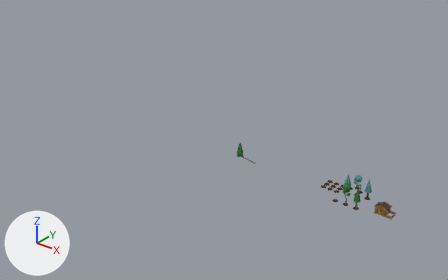
Renders of the Blender file Objects.blend from each side of a commit.
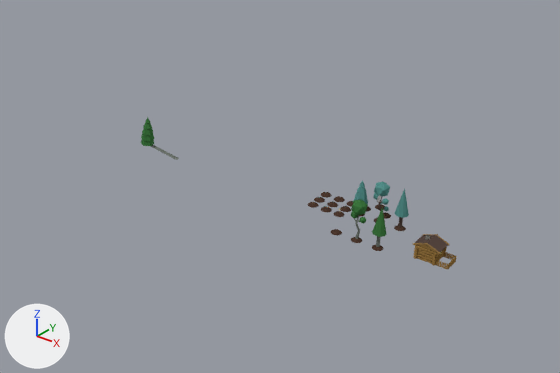
Each version is shown whole from a 50 mm lens placed at (41.0, -127.6, 84.1), pointed at (-69.1, 10.1, -1.3), then close up on the part from 37% to 100% of the width and 30% to 97% of the height. The axes (+X, +Y, +Z) are drawn at lower left. The lights are the same throughout.

Before the edit, the objects in view are built like this:
```python
ob_cube_001 = bpy.data.objects.new('Cube.001', me_cube_002)
ob_cube_001.location = (-10.5, 0.0, 0.0)
ob_cube_002 = bpy.data.objects.new('Cube.002', me_cube_004)
ob_cube_002.location = (-10.5, 0.0, 0.0)
ob_cube_003 = bpy.data.objects.new('Cube.003', me_cube_005)
ob_cube_003.location = (-10.5, 0.0, 0.0)
ob_cube_019 = bpy.data.objects.new('Cube.019', me_cube_023)
ob_cube_019.location = (-8.9, 1.2, 0.4)
ob_cube_019.scale = (0.0838, 0.0229, 0.423)
ob_cylinder_003 = bpy.data.objects.new('Cylinder.003', me_cylinder_006)
ob_cylinder_003.parent = ob_lattice
ob_cylinder_003.location = (0.0, 0.0, 0.0)
ob_lattice = bpy.data.objects.new('Lattice', lat_lattice)
ob_lattice.location = (0.0, 0.0, 0.0)
ob_sphere_005 = bpy.data.objects.new('Sphere.005', me_sphere_005)
ob_sphere_005.location = (0.0, 0.0, 0.0)
```
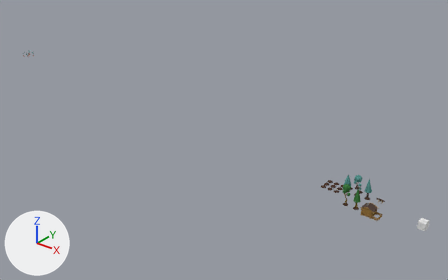
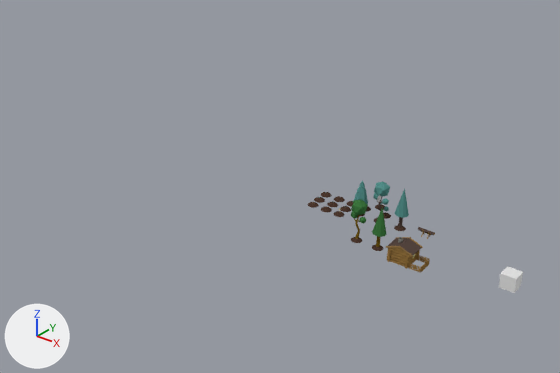
ob_lattice is not drawn itself; it is the parent of ob_cylinder_003.

What differs and where, as boxes (x1, y1, x2, y2) in the close-ups (560 x 373 px):
'Cube.001', moved
    before: (413, 234, 449, 255)
    after: (386, 237, 423, 257)
'Cube.003', moved
    before: (413, 245, 447, 265)
    after: (387, 248, 420, 268)
'Cube.004', added
    after: (499, 266, 523, 293)
'Cylinder.003', deleted
    before: (141, 118, 179, 160)
    faces in mat_treeleaf_002 (dark green #3c753e): (141, 118, 155, 146)
'Cube.019', moved
    before: (436, 252, 457, 269)
    after: (409, 255, 430, 273)
'Cube.002', moved
    before: (414, 245, 444, 266)
    after: (387, 248, 417, 269)
'Sphere.005', deleted
    before: (331, 229, 342, 236)
'Cylinder.012', added
    after: (418, 227, 435, 236)

Diff of the bpy script that builds the scene:
```diff
--- a/Objects.blend.py
+++ b/Objects.blend.py
@@ me_cube_006 @@
+me_cube_006.from_pydata(...)  # a box spanning x -1.0..1.0, y -1.0..1.0, z 0.0..2.0
@@ me_cylinder_003 @@
+me_cylinder_003.from_pydata(...)  # 24 vertices, 20 faces; spans x -0.034..0.034, y -0.039..0.039, z -0.2..0.2
+# faces by material slot: [18, 2]
+me_cylinder_003.materials.append(mat_wood_005)  # brown #574741
+me_cylinder_003.materials.append(mat_material_006)  # brown #997640
@@ ob_cylinder_003 @@
-ob_cylinder_003 = bpy.data.objects.new('Cylinder.003', me_cylinder_006)
-ob_cylinder_003.parent = ob_lattice
-ob_cylinder_003.location = (0.0, 0.0, 0.0)
-_m = ob_cylinder_003.modifiers.new('Lattice', 'LATTICE')
-_m.object = ob_lattice
@@ ob_sphere_005 @@
-ob_sphere_005 = bpy.data.objects.new('Sphere.005', me_sphere_005)
-ob_sphere_005.location = (0.0, 0.0, 0.0)
@@ ob_cube_001 @@
 ob_cube_001 = bpy.data.objects.new('Cube.001', me_cube_002)
-ob_cube_001.location = (-10.5, 0.0, 0.0)
+ob_cube_001.location = (-12.8, -2.7, 0.0)
 _m = ob_cube_001.modifiers.new('Mirror', 'MIRROR')
@@ ob_lattice @@
-ob_lattice = bpy.data.objects.new('Lattice', lat_lattice)
-ob_lattice.location = (0.0, 0.0, 0.0)
@@ ob_cube_002 @@
 ob_cube_002 = bpy.data.objects.new('Cube.002', me_cube_004)
-ob_cube_002.location = (-10.5, 0.0, 0.0)
+ob_cube_002.location = (-12.8, -2.7, 0.0)
 _m = ob_cube_002.modifiers.new('Mirror', 'MIRROR')
@@ ob_cube_003 @@
 ob_cube_003 = bpy.data.objects.new('Cube.003', me_cube_005)
-ob_cube_003.location = (-10.5, 0.0, 0.0)
+ob_cube_003.location = (-12.8, -2.7, 0.0)
 _m = ob_cube_003.modifiers.new('Mirror', 'MIRROR')
@@ ob_cube_019 @@
 ob_cube_019 = bpy.data.objects.new('Cube.019', me_cube_023)
-ob_cube_019.location = (-8.9, 1.2, 0.4)
+ob_cube_019.location = (-11.2, -1.5, 0.4)
 ob_cube_019.scale = (0.0838, 0.0229, 0.423)
@@ ob_cube_004 @@
+ob_cube_004 = bpy.data.objects.new('Cube.004', me_cube_006)
+ob_cube_004.location = (0.0, 0.0, 0.0)
@@ ob_cylinder_012 @@
+ob_cylinder_012 = bpy.data.objects.new('Cylinder.012', me_cylinder_003)
+ob_cylinder_012.location = (-13.0, 4.0, 1.0)
+ob_cylinder_012.rotation_euler = (0.0, 1.571, 0.0)  # degrees (0, 90, 0)
+ob_cylinder_012.scale = (5.52, 5.52, 5.52)
```
